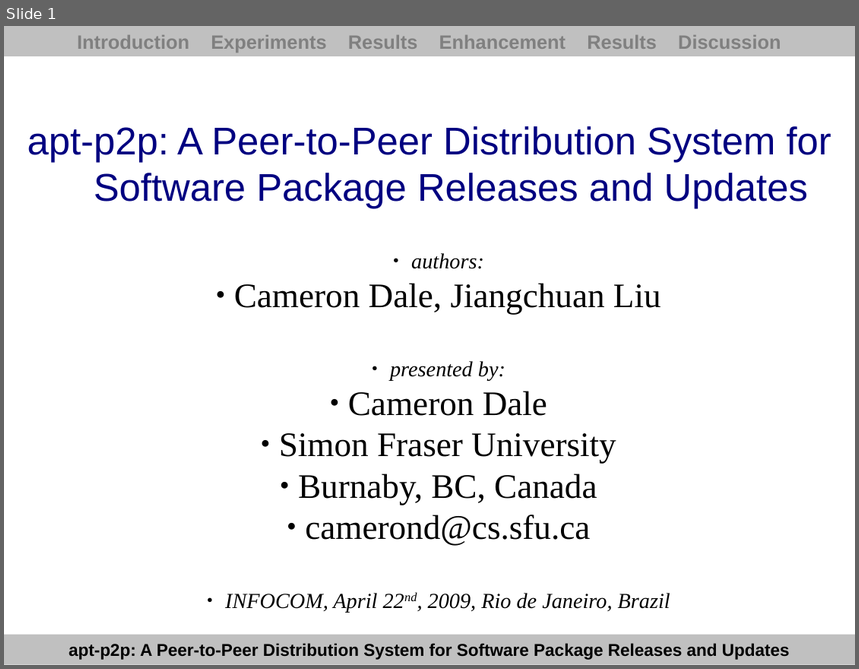
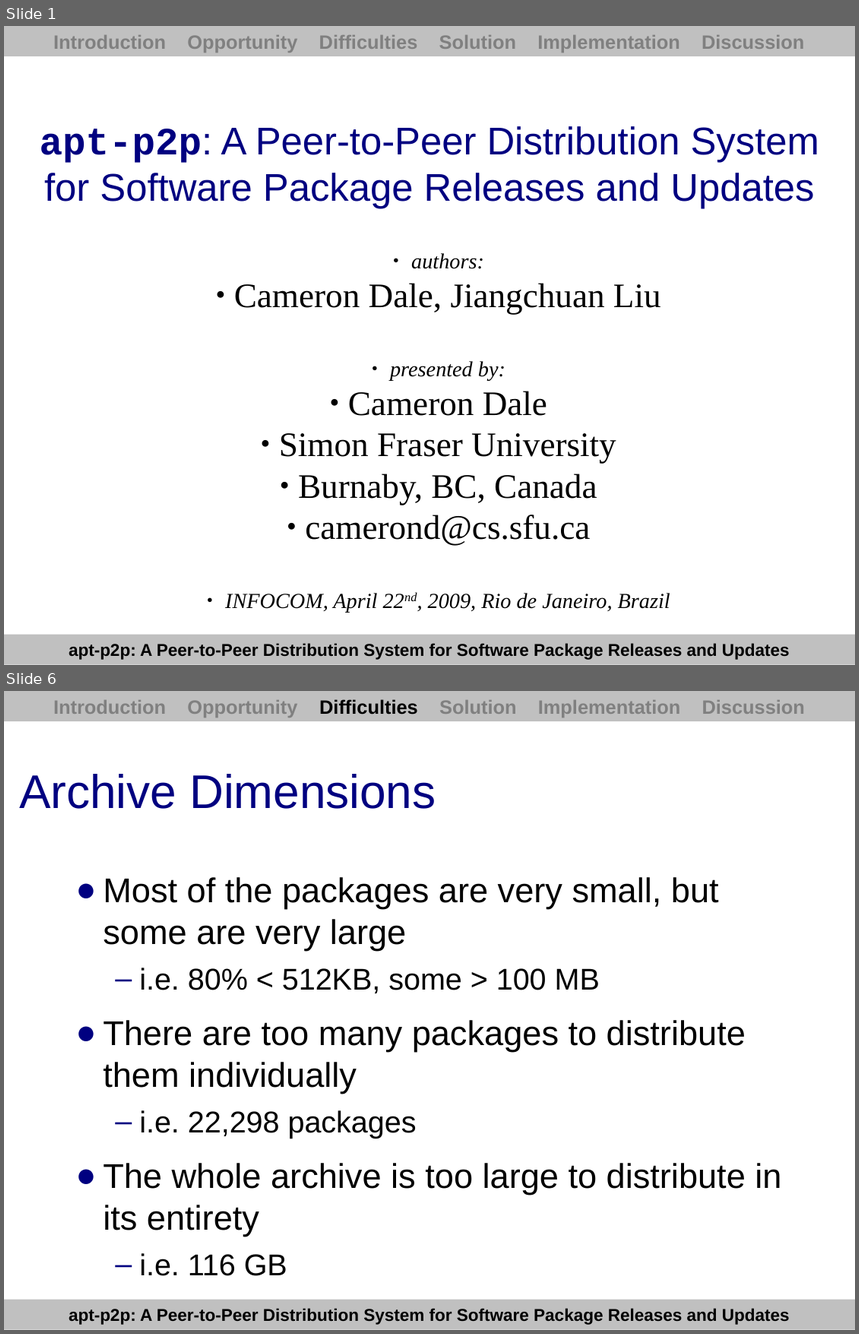
Before and after one commit to PyroSamurai/apt-p2p, a slide deck: docs/paper/presentation.odp. Shown one above the other, each under a label of ours: slide 1 before the commit, slides 1 and 6 after it; the slides between them are not shown. The pictures are 859x669 and 859x1334 pixels, drawn with LibreOffice and Linux fonts; fonts in the diff are those of the drawing. Boxes give left, top, right and bottom in pixels: in the first picture for what was removed or moved away, otherwise in the second. Text is boxed around its words. In the diff, an @@ line names an element or a change of style, - is before the commit and + after.

```diff
--- a/docs/paper/presentation.odp
+++ b/docs/paper/presentation.odp
@@ slide 6 added at (4,691,855,1330), background #FFFFFF; not listed: 1 template element that a slide beside it also shows @@
@@ rectangle added at (4,691,855,721), fill #C0C0C0, 18 pt, text #808080, bold @@
+Introduction Opportunity Difficulties Solution Implementation Discussion
@@ title added at (19,774,436,809), 44 pt, text #000080 @@
+Archive Dimensions
@@ text added at (103,877,781,1276), 32 pt, text #000000 @@
+● Most of the packages are very small, but some are very large
+  – i.e. 80% < 512KB, some > 100 MB
+● There are too many packages to distribute them individually
+  – i.e. 22,298 packages
+● The whole archive is too large to distribute in its entirety
+  – i.e. 116 GB
@@ slide 1 changed as well @@
@@ text in rectangle at (53,35,804,53): text changed @@
-Introduction Experiments Results Enhancement Results Discussion
+Introduction Opportunity Difficulties Solution Implementation Discussion
@@ title at (40,126,819,209): text changed @@
-apt-p2p: A Peer-to-Peer Distribution System for
-Software Package Releases and Updates
+apt-p2p: A Peer-to-Peer Distribution System for Software Package Releases and Updates
```
Also in this commit, not shown: 2 other slides changed, 18 other slides added, 18 slides removed, 7 other files.
